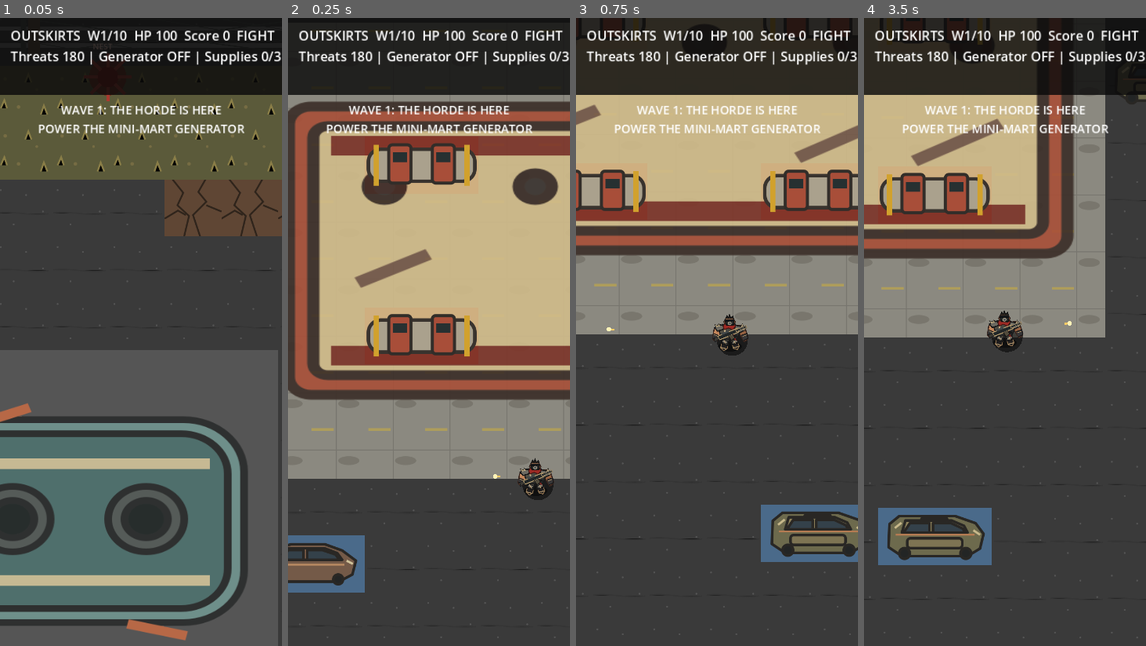
Above: before the commit, frames 1-4 (left to right).
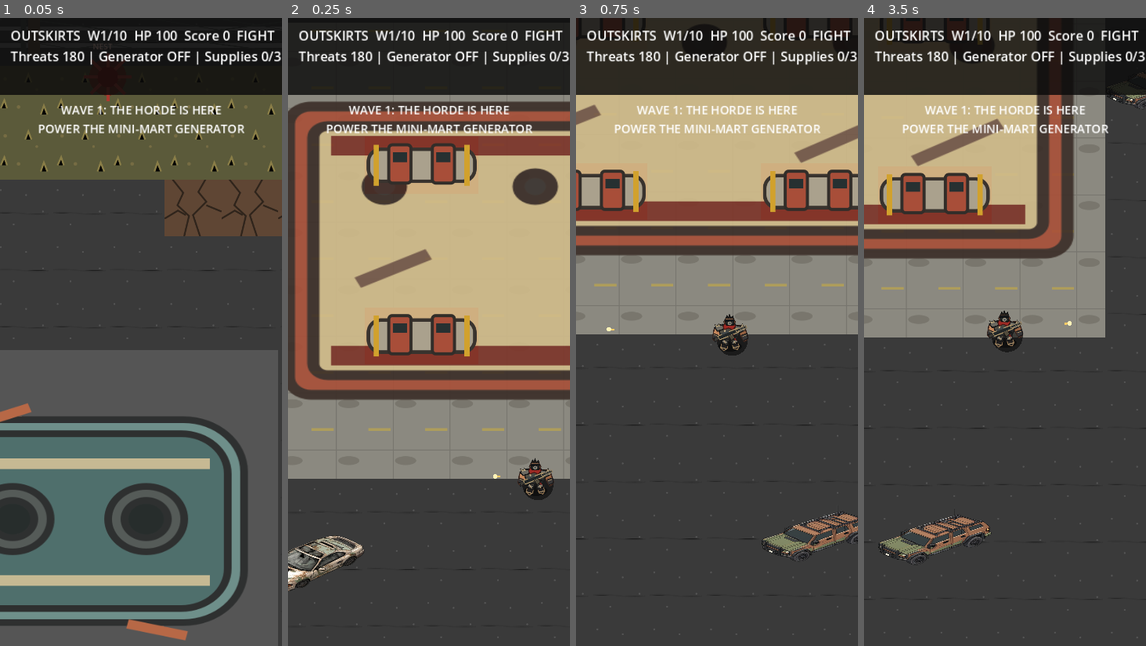
Above: after the commit, the same moments.

Repository: dennypag02/deadshift
Game: Godot game, scene res://scenes/Outskirts.tscn
Same seed, same stepped clock (60 frames per second), same inputs: the game is played once before the commit and once after it.
Inputs (mouse positions are in pixels of both pictures, inside the frame that each line leads up to):
- Up to frame 1 (0.05 s): no input
- Up to frame 2 (0.25 s): no input
- Up to frame 3 (0.75 s): tap Enter at 0.5 s; move the mouse to (779, 300) at 0.52 s; hold Right (ui_right) from 0.53 s (still down); tap H at 0.6 s; click (779, 300) at 0.67 s
- Up to frame 4 (3.5 s): release Right (ui_right) at 1.25 s; drag from (948, 363) to (990, 457) at 1.27 s; move the mouse to (1033, 193) at 2.02 s; hold Right (ui_right) 2.03-2.75 s; tap H at 2.1 s; drag from (990, 457) to (920, 237) at 2.77 s

Frame 1 is identical in both runs. In frame 2, 2.2% of the frame differs, in the area x 0-28%, y 82-92%; in frame 3, 2.5%; in frame 4, 3.1%, in the area x 5-100%, y 7-88%.

Commit message:
Restore approved cars and hide car collision tiles

Diff:
--- a/godot/scripts/outskirts.gd
+++ b/godot/scripts/outskirts.gd
@@ -7,8 +7,8 @@
 
 const SURVIVOR_ART := preload("res://art/survivor_wasteland.svg")
 const ZOMBIE_ART := preload("res://art/zombie_shambler.svg")
-const CAR_SEDAN_ART := preload("res://art/outskirts/car_sedan_outskirts.svg")
-const CAR_SUV_ART := preload("res://art/outskirts/car_suv_outskirts.svg")
+const CAR_SEDAN_ART := preload("res://art/cars/car_sedan.png")
+const CAR_SUV_ART := preload("res://art/cars/car_suv.png")
 const OUT_DINER_ART := preload("res://art/outskirts/out_diner.svg")
 const OUT_MINIMART_ART := preload("res://art/outskirts/out_minimart.svg")
 const OUT_MOTEL_N_ART := preload("res://art/outskirts/out_motel_north.svg")
@@ -642,7 +642,7 @@
 	# Gray-box blocker fill remains underneath final art so collision footprints stay obvious.
 	match ch:
 		"B": draw_rect(rect, Color("#555555"))
-		"C": draw_rect(rect, Color("#4a6a8a"))
+		"C": pass # collision-only car footprint; pavement remains visible beneath transparent sprite
 		"T": draw_rect(rect, Color("#9a9a9a"))
 		"P": draw_rect(rect, Color("#c0392b"))
 		"b": draw_rect(rect, Color("#e67e22"))
